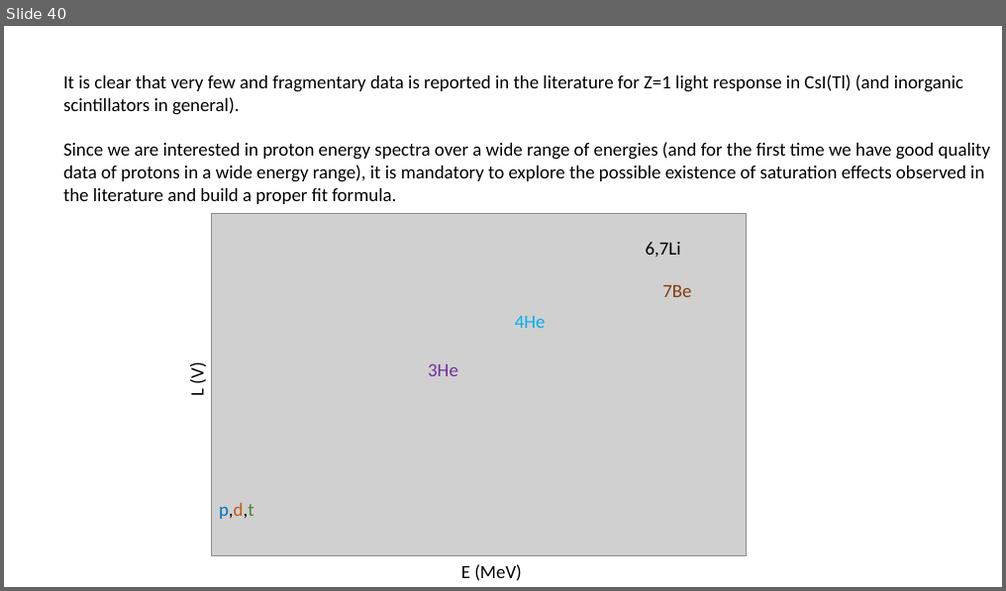
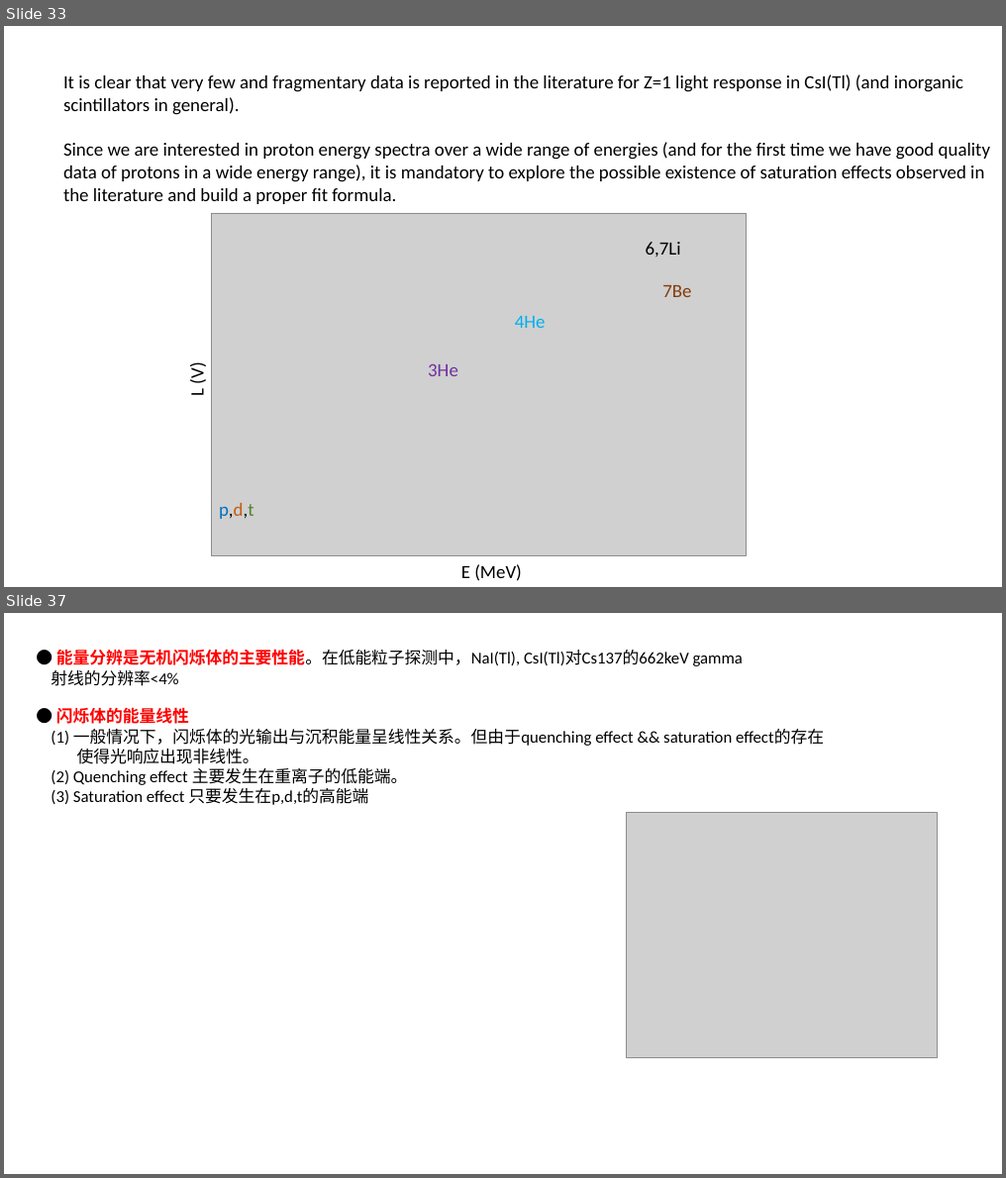
Before and after one commit to gfh16/StudyNotes, a slide deck: 03DE-E-Detector.pptx. Shown one above the other, each under a label of ours: slide 40 before the commit, slides 33 and 37 after it; the slides between them are not shown. The pictures are 1006x591 and 1006x1178 pixels, drawn with LibreOffice and Linux fonts; fonts in the diff are those of the drawing; grey boxes stand for pictures. Boxes give left, top, right and bottom in pixels: in the first picture for what was removed or moved away, otherwise in the second. Text is boxed around its words. In the diff, an @@ line names an element or a change of style, - is before the commit and + after.

```diff
--- a/03DE-E-Detector.pptx
+++ b/03DE-E-Detector.pptx
@@ slide 37 added at <box>4,613,1002,1174</box>, background #FFFFFF @@
@@ text added at <box>51,649,743,686</box>, 16 pt, text #000000 @@
+● 能量分辨是无机闪烁体的主要性能。在低能粒子探测中，NaI(Tl), CsI(Tl)对Cs137的662keV gamma
+射线的分辨率<4%
@@ text added at <box>51,707,824,805</box>, 16 pt, text #000000 @@
+● 闪烁体的能量线性
+(1) 一般情况下，闪烁体的光输出与沉积能量呈线性关系。但由于quenching effect && saturation effect的存在
+使得光响应出现非线性。
+(2) Quenching effect 主要发生在重离子的低能端。
+(3) Saturation effect 只要发生在p,d,t的高能端
@@ picture added at <box>626,813,938,1058</box> @@
@@ what was slide 40 is now slide 33 @@
```
Also in this commit, not shown: 3 slides changed, 5 other slides added, 3 slides removed, 1 other file.
